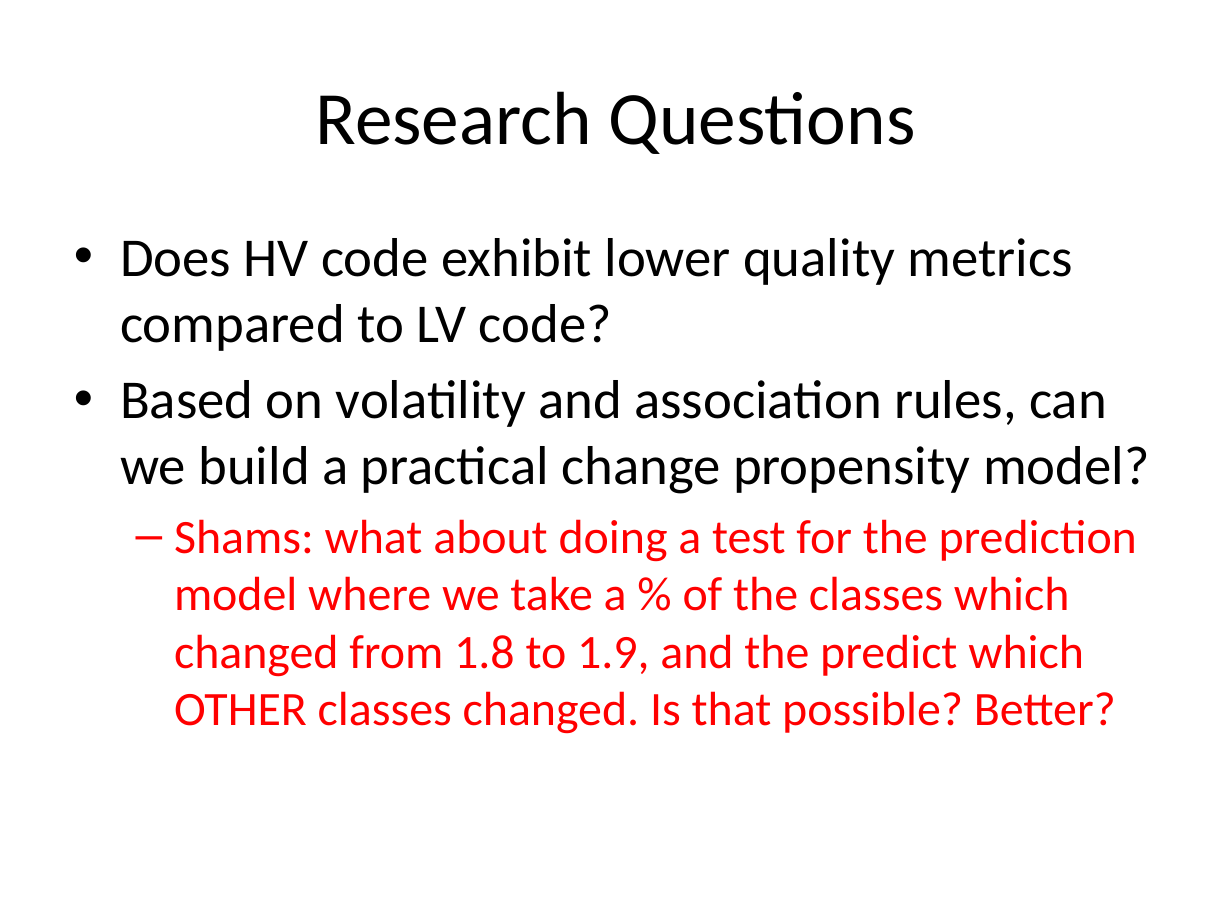
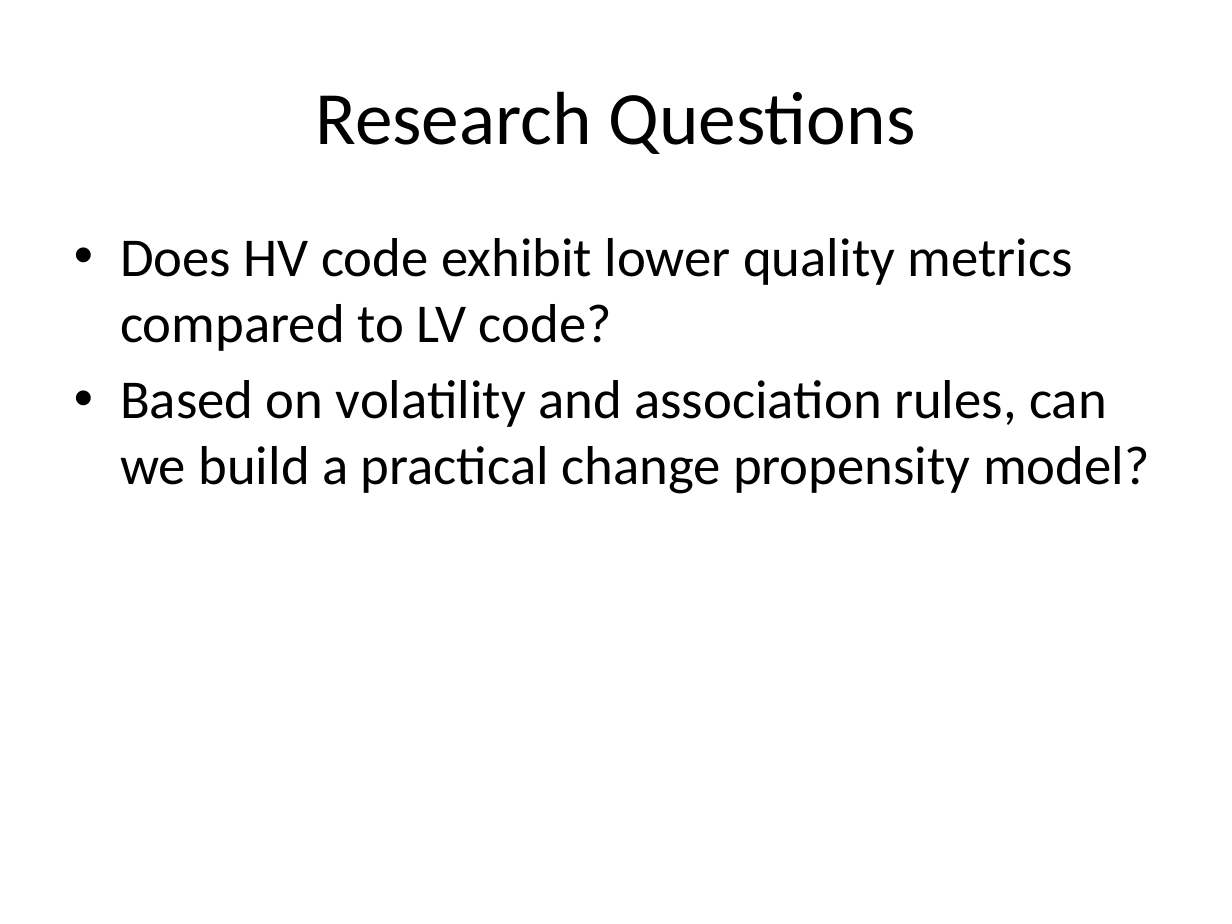
Before and after one commit to tajmilur-rahman/SOEN6611, a slide deck: slide 6 of milestones/Group_Presentation_Volatility.pptx (slide 5 before the commit). Drawn at 1232x924 pixels with LibreOffice and Linux fonts; fonts in the diff are those of the drawing. Boxes give left, top, right and bottom in pixels: in the first picture for what was removed or moved away, otherwise in the second. Text is boxed around its words. In the diff, an @@ line names an element or a change of style, - is before the commit and + after.

```diff
--- a/milestones/Group_Presentation_Volatility.pptx
+++ b/milestones/Group_Presentation_Volatility.pptx
@@ text at (174, 519, 1137, 734): paragraph removed @@
-  – Shams: what about doing a test for the prediction model where we take a % of the classes which changed from 1.8 to 1.9, and the predict which OTHER classes changed. Is that possible? Better?
```
Also in this commit, not shown: 3 other slides changed, 7 slides added, 1 slide removed.
